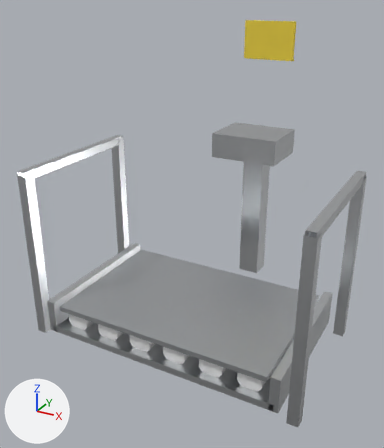
Two versions of the FBX model Tools/butchery/fbx/SM_BOOT_WASH.fbx, one commit apart.
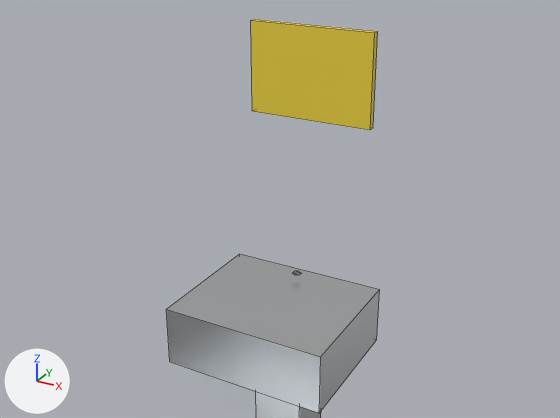
Each version appears first whole from a camera (50 mm lens) standing at (1.324, -2.708, 1.919) and looking at (-0.08, -0.157, 0.644), and next in a close-up from a camera (50 mm lens) standing at (0.865, -0.993, 2.095) and looking at (-0.056, 0.682, 1.258). The lights are fixed; the arrows at lower left show +X, +Y and +Z. The older version's two pictures come first. The close-ups show mesh edges as thin lines.

In view in the first close-up: 'SM_BOOT_WASH'.
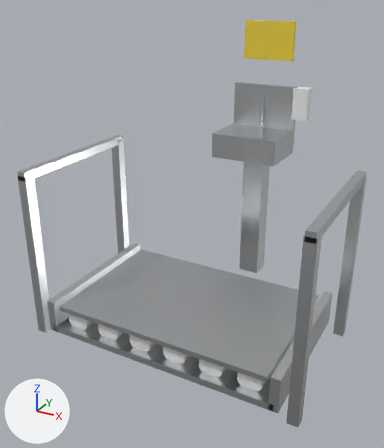
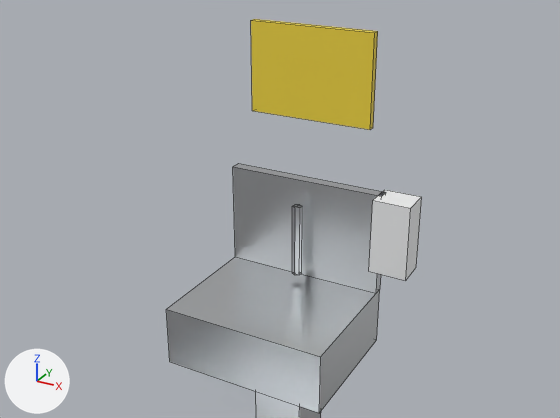
Pixel boxes [x1, y1, x2, y2] of what changed, in the close-ups (560 x 418 px):
'SM_BOOT_WASH', reshaped: before [166, 19, 380, 418]; after [166, 19, 422, 418]
part 1 of me_sm_boot_wash_001, added: after [233, 163, 385, 293]
part 2 of me_sm_boot_wash_001, added: after [369, 190, 422, 281]
part 3 of me_sm_boot_wash_001, added: after [292, 205, 302, 275]

The edits, one by one:
me_sm_boot_wash_001 is used by ob_sm_boot_wash; location (0.0, 0.0, 0.0).
me_sm_boot_wash_001 had 230 vertices, 201 faces and spanned x -0.83..0.83, y -0.75..0.75, z 0.0..1.74.
me_sm_boot_wash_001 now has 252 vertices, 233 faces and spans x -0.83..0.83, y -0.75..0.75, z 0.0..1.74.
me_sm_boot_wash_001 part 1: a new loose piece, a box spanning x -0.22..0.22, y 0.71..0.74, z 1.06..1.34, in mat_m_butchery_stainless (light grey #dddfe2).
me_sm_boot_wash_001 part 2: a new loose piece, a box spanning x 0.21..0.31, y 0.675..0.755, z 1.14..1.34, in mat_m_butchery_foodplastic (white #f1f2f3).
Part 3, on me_sm_boot_wash_001:
6 new vertices lie (0.0, 0.0, 0.2) away from vertices in x -0.01..0.01, y 0.66..0.69, z 1.08.
20 new faces join them, mat_m_butchery_stainless (light grey #dddfe2).
